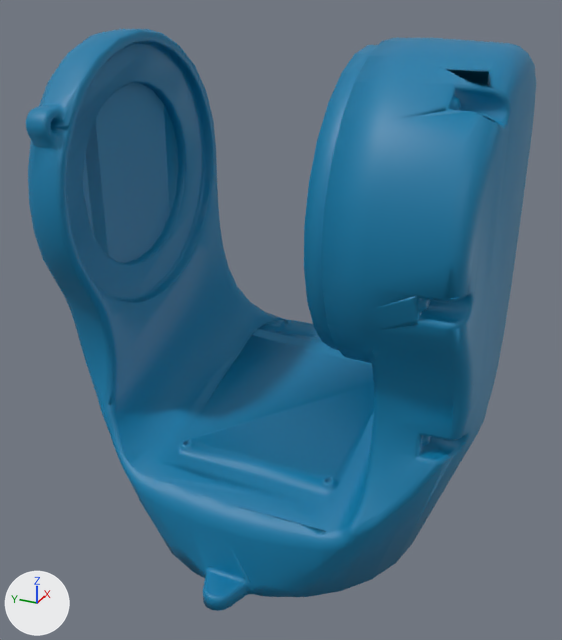
The COLLADA model motoman_gp4_support/meshes/gp4/collision/link_1_s.dae as it was, and as the next commit left it.
Both versions are drawn from a camera (50 mm lens) standing at (-0.305, -0.133, 0.091) and looking at (-0.011, -0.001, -0.056). Every picture has the same lights, and +X, +Y and +Z are marked at lower left. Where no turn or scale is listed for an object, it has been applied to the vertices.

In view in the first picture: 'mesh_shell_11__LOD_0_.001'.
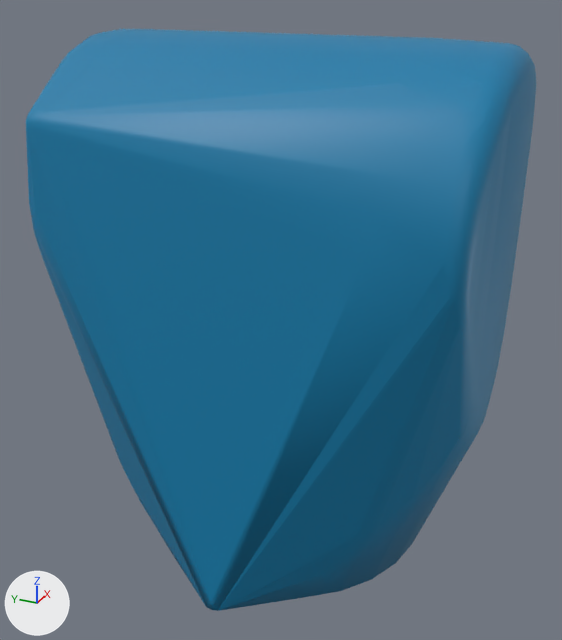
Where the change shows, as pixel boxes [x1, y1, x2, y2] in the pictures (562 x 640 px):
part 1 of me_polygons_002, deleted (blue): before [26, 30, 536, 611]

The edits, one by one:
me_polygons_002 is used by ob_mesh_shell_11__lod_0__001; location (0.0, 0.0, -0.33).
me_polygons_002 had 3616 vertices, 7107 faces and spanned x -0.083..0.067, y -0.095..0.095, z 0.165..0.396.
me_polygons_002 now has 555 vertices, 1106 faces and spans x -0.083..0.067, y -0.095..0.095, z 0.165..0.396.
me_polygons_002 part 1: 3061 vertices removed from x -0.083..0.067, y -0.095..0.095, z 0.165..0.395.
